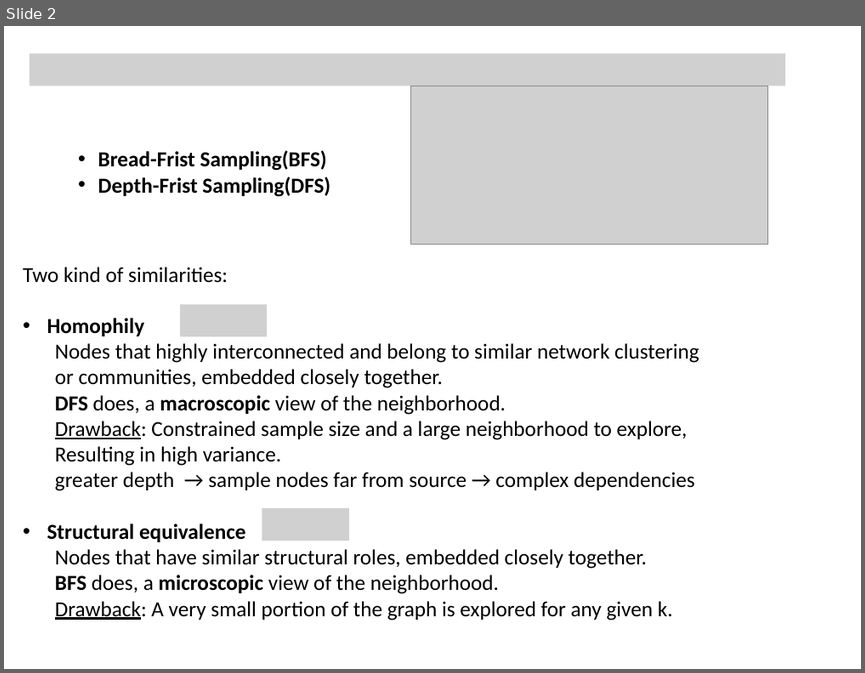
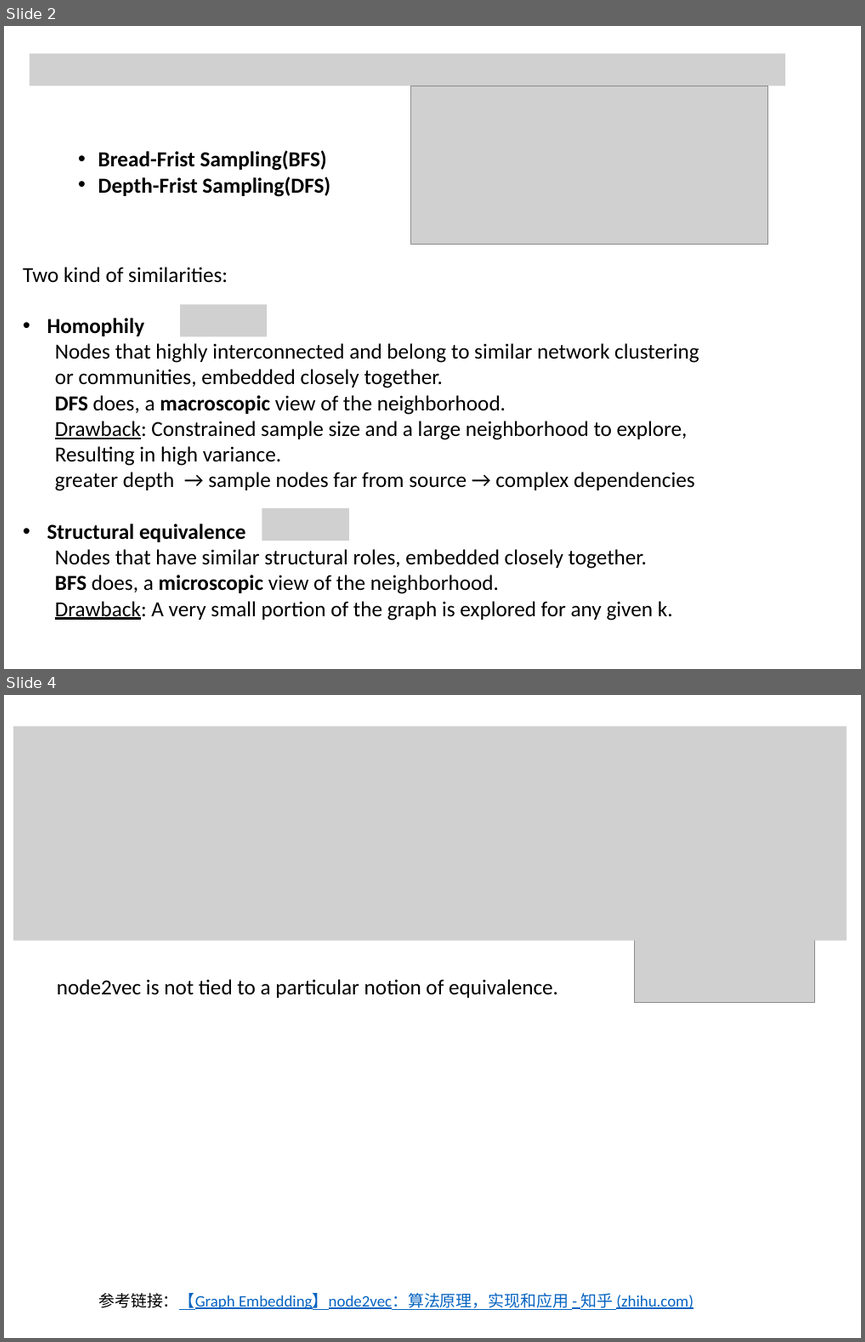
Before and after one commit to Tigerrr07/GNN-tiger, a slide deck: 2_node2vec/node2vec.pptx. Shown one above the other, each under a label of ours: slide 2 before the commit, slides 2 and 4 after it; the slides between them are not shown. The pictures are 865x673 and 865x1342 pixels, drawn with LibreOffice and Linux fonts; fonts in the diff are those of the drawing; grey boxes stand for pictures. Boxes give left, top, right and bottom in pixels: in the first picture for what was removed or moved away, otherwise in the second. Text is boxed around its words. In the diff, an @@ line names an element or a change of style, - is before the commit and + after.

Commit message:
node2vec homo and str eq

```diff
--- a/2_node2vec/node2vec.pptx
+++ b/2_node2vec/node2vec.pptx
@@ slide 4 added at box(4, 695, 861, 1338), background #FFFFFF @@
@@ picture added at box(13, 726, 846, 940) @@
@@ picture added at box(635, 873, 815, 1002) @@
@@ text added at box(57, 979, 558, 998), 24 pt, text #000000 @@
+node2vec is not tied to a particular notion of equivalence.
@@ text added at box(98, 1293, 693, 1310), 18 pt, text #0563C1, underline @@
+参考链接：【Graph Embedding】node2vec：算法原理，实现和应用 - 知乎 (zhihu.com)
```
Also in this commit, not shown: 1 other file.
